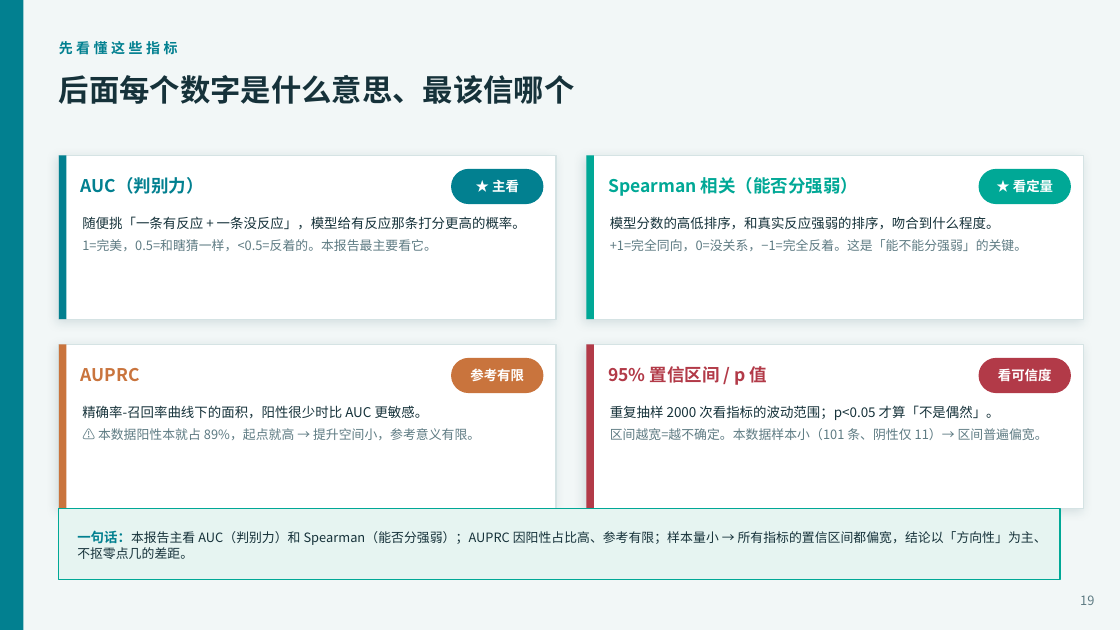
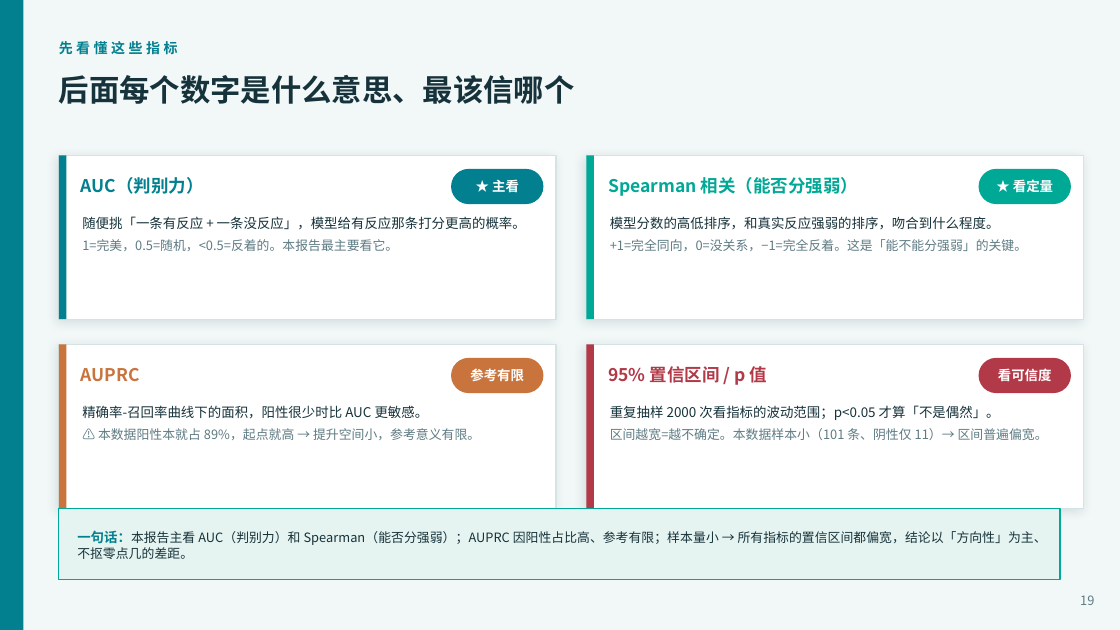
Before and after one commit to legacccY/YJ-Agent, a slide deck: slide 19 of project/meeting/QuantImmuBench/QuantImmuBench_5工具横评_2026-06-25.pptx. Drawn at 1120x630 pixels with LibreOffice and Linux fonts; fonts in the diff are those of the drawing. Boxes give left, top, right and bottom in pixels: in the first picture for what was removed or moved away, otherwise in the second. Text is boxed around its words. In the diff, an @@ line names an element or a change of style, - is before the commit and + after.

```diff
--- a/project/meeting/QuantImmuBench/QuantImmuBench_5工具横评_2026-06-25.pptx
+++ b/project/meeting/QuantImmuBench/QuantImmuBench_5工具横评_2026-06-25.pptx
@@ text at <box>82,239,398,251</box>: text changed @@
-1=完美，0.5=和瞎猜一样，<0.5=反着的。本报告最主要看它。
+1=完美，0.5=随机，<0.5=反着的。本报告最主要看它。
```
Also in this commit, not shown: 7 other slides changed, 1 other file.
